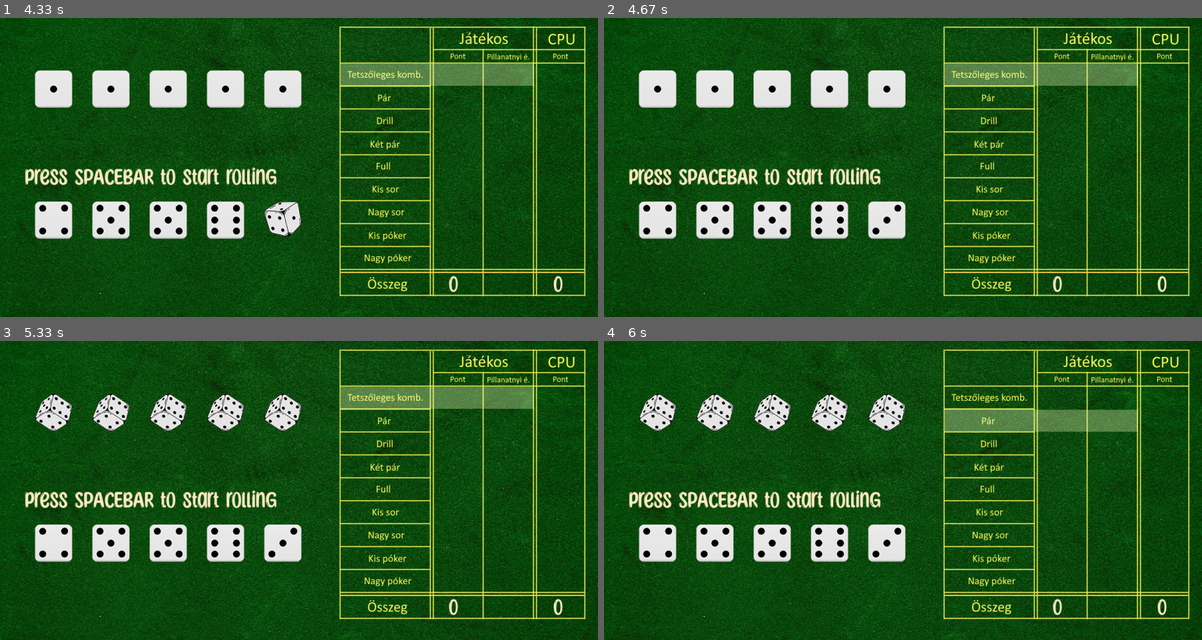
Above: before the commit, frames 1-4 (two rows, left to right).
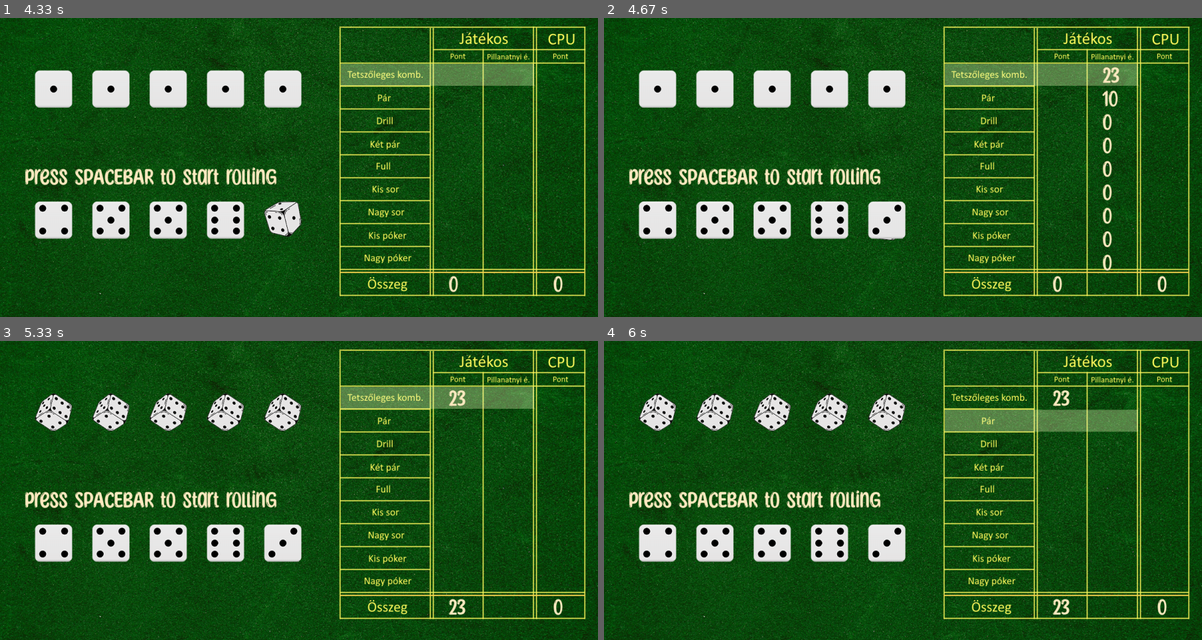
Above: after the commit, the same moments.

Repository: Dewliak/InfoProg2024
Game: pygame game, started from InfoProg2024/pygame_gui.py
The game is run twice, just before and just after one commit, with the same random seed, the same clock (stepped at 60 frames per second) and the same inputs.
Inputs:
- Up to frame 1 (4.33 s): tap Enter at 0.33 s; hold Down 1.17-1.63 s; tap Space at 1.67, 2.07, 2.47, 2.87, 3.2, 3.53, 3.93 s; hold Up 2-2.37 s; hold Down 2.4-2.77 s; hold Up 2.8-3.1 s; hold Down 3.13-3.43 s; hold Up 3.47-3.83 s; hold Down 3.87-4.23 s; hold Up from 4.27 s (still down)
- Up to frame 2 (4.67 s): tap Space at 4.33 s; release Up at 4.57 s; tap Enter at 4.6 s
- Up to frame 3 (5.33 s): hold Down 4.93-5.23 s; tap Space at 5 s; hold Up from 5.27 s (still down)
- Up to frame 4 (6 s): tap Space at 5.33, 5.73 s; release Up at 5.63 s; hold Down from 5.67 s (still down)

Frame 1 is identical in both runs. In frame 2, 0.9% of the frame differs, in the area x 5-87%, y 16-85%; in frame 3, 0.2%; in frame 4, 0.2%.

Commit message:
HUGE UPDATE

Diff:
--- a/InfoProg2024/modulok/player/player.py
+++ b/InfoProg2024/modulok/player/player.py
@@ -1,9 +1,29 @@
+from typing import List, Tuple, Callable
+
 from .player_entity import PlayerEntity
+from ..dobas_modul import DobasData
+
 
 class Player(PlayerEntity):
     def __init__(self):
          super().__init__()
 
+         self.kiszamolt_pontok = None
+
+    def ertekelesek_futtatasa(self) -> List[Tuple[int, Callable]]:
+
+        pontok: List[Tuple[int, Callable]] = []
+
+        for i,func in enumerate(self.kombinaciok):
+            if not self.hasznalt_kombinaciok[i]:
+                ertekeles: int = func(self.dobas)
+                pontok.append(tuple([ertekeles, func]))
+
+        self.kiszamolt_pontok = dict(map(lambda x: (x[1], x[0]), pontok))
+
+        return pontok
+
+
     def play_hand_player(self, dobas_data):
         # TODO: player hand
         assert "Not implemented"
--- a/InfoProg2024/modulok/player/player_entity.py
+++ b/InfoProg2024/modulok/player/player_entity.py
@@ -14,8 +14,8 @@
 
         self.kombinaciok: List[Callable] = [DobasErtekelo.tetszoleges_kombinacio, DobasErtekelo.par,
                                             DobasErtekelo.drill,DobasErtekelo.ket_par,
-                                            DobasErtekelo.kis_poker, DobasErtekelo.full,
-                                            DobasErtekelo.kis_sor, DobasErtekelo.nagy_sor, DobasErtekelo.nagy_poker]
+                                             DobasErtekelo.full, DobasErtekelo.kis_sor, DobasErtekelo.nagy_sor,
+                                            DobasErtekelo.kis_poker, DobasErtekelo.nagy_poker]
 
         self.maradek_jatek = len(self.kombinaciok)
         self.hasznalt_kombinaciok: List[bool] = [False for _ in range(len(self.kombinaciok))]
--- a/InfoProg2024/pygame_gui.py
+++ b/InfoProg2024/pygame_gui.py
@@ -34,19 +34,41 @@
 controller.cpu.set_hard_mode()
 index = 0
 
-def calculate_point(screen, controller: Controller, scoreboard: ScoreBoard):
-    if controller.active.is_cpu:
+def calculate_point(screen, controller: Controller, scoreboard: ScoreBoard) -> None:
+    global GAME_STATE
+    if controller.active.is_cpu and GAME_STATE == GameStates.SCORING  :
         chosen: Tuple[int, Callable] = controller.active.play_hand()
 
         score: int = chosen[0]
         func: Callable = chosen[1]
 
         scoreboard.create_text(score, func, ScoreType.CPU_SCORE)
+        controller.active.player_roll = False
+        controller.active.maradek_jatek -= 1
+        GAME_STATE = GameStates.DICE_THROW
+        controller.change_active_player()
+
+
+
+        return
+    else:
+        GAME_STATE = GameStates.PLAYER_CHOOSE
+
+        pontok: List[Tuple[int, Callable]] = controller.active.ertekelesek_futtatasa()
+
+        for p,func in pontok:
+            scoreboard.create_text(p, func, ScoreType.CALCULATED_SCORE)
+
+
+
+
+
+
 
 
 
 def throw_state(screen, controller: Controller, scoreboard: ScoreBoard):
-
+    global GAME_STATE
     key = pygame.key.get_pressed()
 
     for d in controller.inactive.dice_entities:
@@ -93,6 +115,7 @@
 
             if all(not x.is_rolling for x in controller.active.dice_entities):
 
+                GAME_STATE = GameStates.SCORING
 
                 calculate_point(screen, controller, scoreboard)
 
@@ -102,7 +125,7 @@
 
 
 
-                controller.change_active_player()
+
 
         else:
             for d in controller.active.dice_entities:
@@ -115,9 +138,21 @@
                 screen.blit(d.value_image, (d.x, d.y))
 
 
+def render_dices(screen, controller):
+
+    for d in controller.active.dice_entities:
+        screen.blit(d.value_image, (d.x, d.y))
+        # screen.blit(dice_num_image, (250, 150))
+    for d in controller.inactive.dice_entities:
+        screen.blit(d.value_image, (d.x, d.y))
+
+
 def game(screen, controller: Controller):
 
-    global index
+    global index,GAME_STATE
+
+    if controller.active.maradek_jatek + controller.inactive.maradek_jatek <= 0:
+        GAME_STATE = GameStates.END_GAME
 
     for event in pygame.event.get():
         if event.type == pygame.QUIT:
@@ -143,6 +178,35 @@
                     assets.highlight_image_rectangle.y += assets.HIGLIGHT_DELTA
                 print(index)
 
+            if event.key == pygame.K_RETURN and not Keyboard.SPACE_PRESSED and not controller.active.is_cpu:
+                Keyboard.SPACE_PRESSED = True
+
+                if GAME_STATE == GameStates.PLAYER_CHOOSE:
+                    #kivalasztjuk az indexet, ha nincs ott mar beirva valami ,akkor az adott erteket irjuk be
+
+                    choosen_index: int = index
+
+                    valasztott_kombinacio: Callable = controller.active.kombinaciok[index]
+
+                    if scoreboard.player_scores[valasztott_kombinacio] is None:
+                        pont: int = scoreboard.player_calculated_scores[valasztott_kombinacio]
+                        scoreboard.create_text(score = controller.active.kiszamolt_pontok[valasztott_kombinacio],
+                                               func = valasztott_kombinacio,
+                                               score_type= ScoreType.PLAYER_SCORE)
+                        controller.active.maradek_jatek -= 1
+
+                        controller.change_active_player()
+                        GAME_STATE = GameStates.DICE_THROW
+
+                        for key in scoreboard.player_calculated_scores.keys():
+                            scoreboard.player_calculated_scores[key] = None
+
+                        return
+                    else:
+                        print("Hasznalatban van")
+
+
+
 
         if event.type == pygame.KEYUP:
             if event.key == pygame.K_UP and Keyboard.UP_PRESSED:
@@ -153,6 +217,8 @@
                 Keyboard.DOWN_PRESSED = False
                 print("DOWN UNPRESSED")
 
+            if event.key == pygame.K_RETURN and Keyboard.SPACE_PRESSED:
+                Keyboard.SPACE_PRESSED = False
 
     screen.blit(assets.background_image, (0, 0))
     screen.blit(assets.roll_message, (50, 300))
@@ -162,15 +228,17 @@
     match GAME_STATE:
         case GameStates.DICE_THROW:
             throw_state(screen,controller, scoreboard)
+        case GameStates.PLAYER_CHOOSE:
+            render_dices(screen, controller)
+        case GameStates.END_GAME:
+            print("END GAME")
 
     scoreboard.draw_scoreboard()
 
-
+def player_choose(screen, controller, scoreboard) -> None:
+    pass
 
 while True:
-
-
-
 
     match STATE:
         case State.MENU:
--- a/InfoProg2024/utilities/assets.py
+++ b/InfoProg2024/utilities/assets.py
@@ -17,3 +17,12 @@
 
 rolling_aud = pygame.mixer.Sound('audio/roll_aud.mp3')
 rolling_stop_aud = pygame.mixer.Sound('audio/roll_stop_aud.mp3')
+
+keyboard_up_1 = pygame.image.load('graphics/keyboard/UP_1.png')
+keyboard_up_2 = pygame.image.load('graphics/keyboard/UP_2.png')
+keyboard_down_1 = pygame.image.load('graphics/keyboard/DOWN_1.png')
+keyboard_down_2 = pygame.image.load('graphics/keyboard/DOWN_2.png')
+keyboard_space_1 = pygame.image.load('graphics/keyboard/SPACE_1.png')
+keyboard_space_2 = pygame.image.load('graphics/keyboard/SPACE_2.png')
+keyboard_enter_1 = pygame.image.load('graphics/keyboard/ENTER_1.png')
+keyboard_enter_2 = pygame.image.load('graphics/keyboard/ENTER_2.png')
--- a/InfoProg2024/utilities/keyboard_press.py
+++ b/InfoProg2024/utilities/keyboard_press.py
@@ -4,3 +4,4 @@
     LEFT_PRESSED = False
     RIGHT_PRESSED = False
     SPACE_PRESSED = False
+    ENTER_PRESSED = False
--- a/InfoProg2024/utilities/scoreboard.py
+++ b/InfoProg2024/utilities/scoreboard.py
@@ -15,7 +15,7 @@
     start_y_coordinate = 96
     y_interval = 47
 
-    def __init__(self, screen):
+    def   __init__(self, screen):
 
         self.screen = screen
 
--- a/InfoProg2024/utilities/states.py
+++ b/InfoProg2024/utilities/states.py
@@ -11,3 +11,4 @@
     DICE_THROW = 1
     SCORING = 2
     END_GAME = 3
+    PLAYER_CHOOSE = 4
Binary file added: InfoProg2024/graphics/keyboard/DOWN_1.png
Binary file added: InfoProg2024/graphics/keyboard/DOWN_2.png
Binary file added: InfoProg2024/graphics/keyboard/ENTER_1.png
Binary file added: InfoProg2024/graphics/keyboard/ENTER_2.png
Binary file added: InfoProg2024/graphics/keyboard/SPACE_1.png
Binary file added: InfoProg2024/graphics/keyboard/SPACE_2.png
Binary file added: InfoProg2024/graphics/keyboard/UP_1.png
Binary file added: InfoProg2024/graphics/keyboard/UP_2.png
